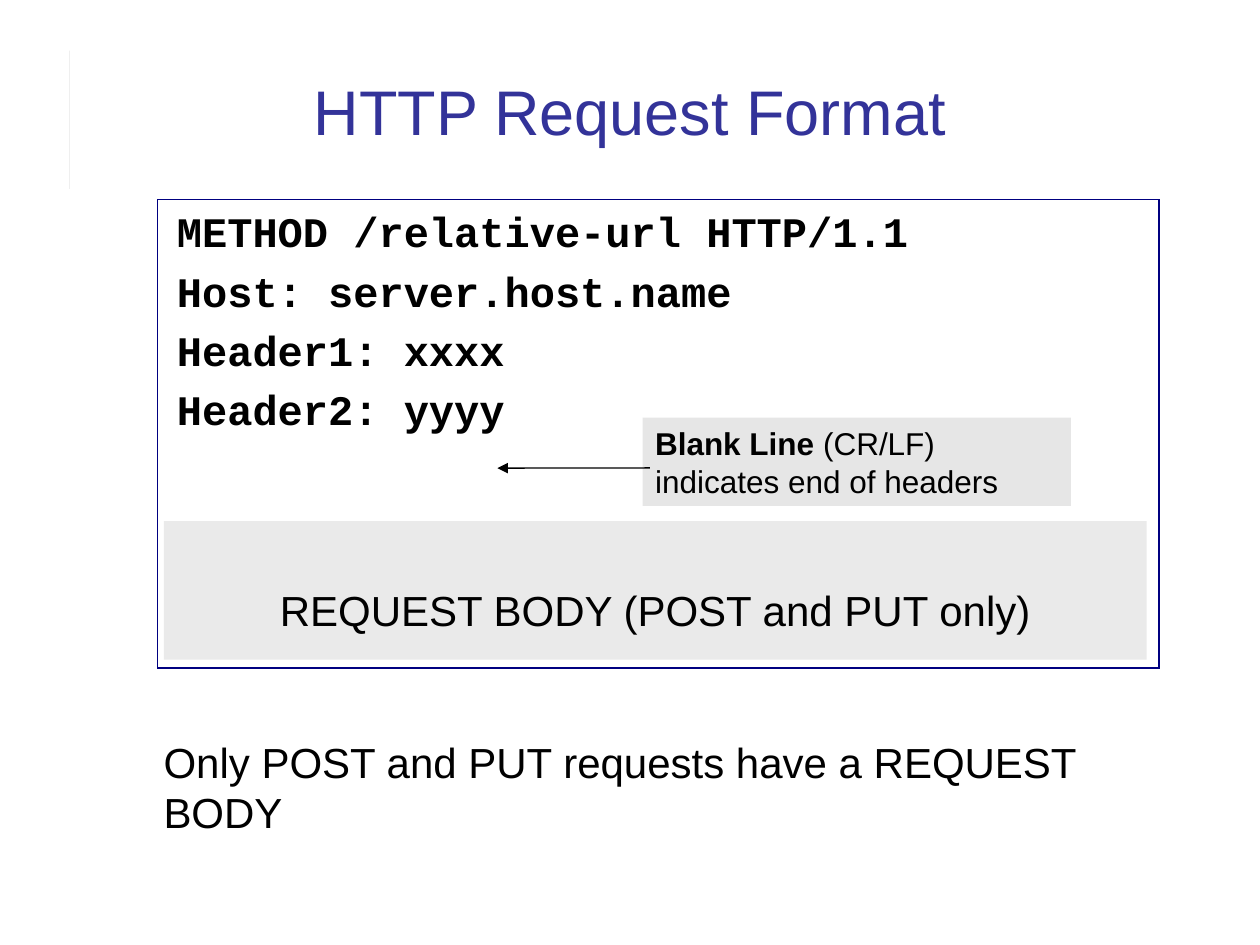
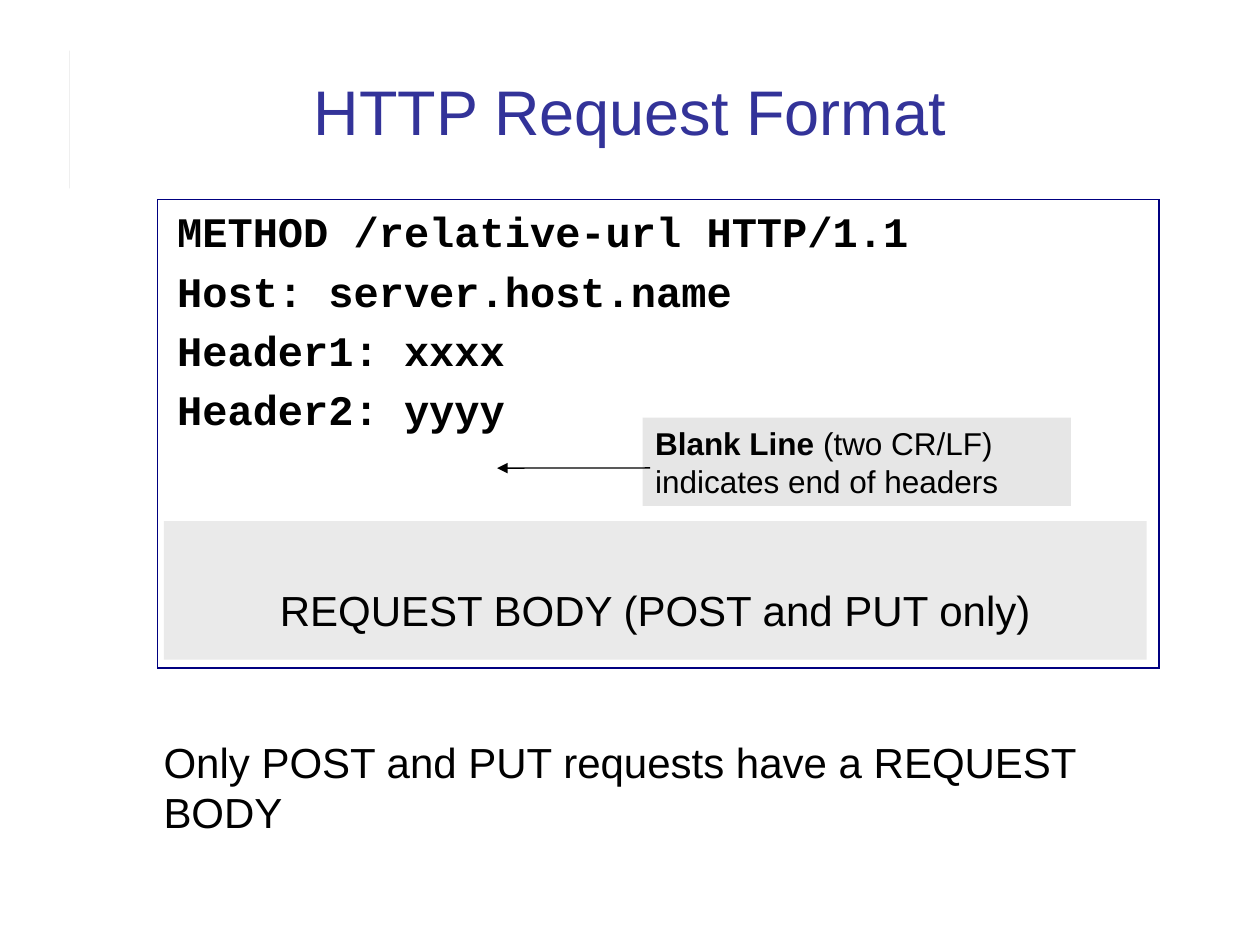
Before and after one commit to cpske/ISP, a slide deck: slide 24 of web/HTTP.ppt. Drawn at 1260x945 pixels with LibreOffice and Linux fonts; fonts in the diff are those of the drawing. Boxes give left, top, right and bottom in pixels: in the first picture for what was removed or moved away, otherwise in the second. Text is boxed around its words. In the diff, an @@ line names an element or a change of style, - is before the commit and + after.

Commit message:
update slides on HTTP

```diff
--- a/web/HTTP.ppt
+++ b/web/HTTP.ppt
@@ text in rectangle at (655, 432, 998, 494): text changed @@
-Blank Line (CR/LF) indicates end of headers
+Blank Line (two CR/LF) indicates end of headers
```
Also in this commit, not shown: 29 other slides changed, 4 slides added, 1 other file.
